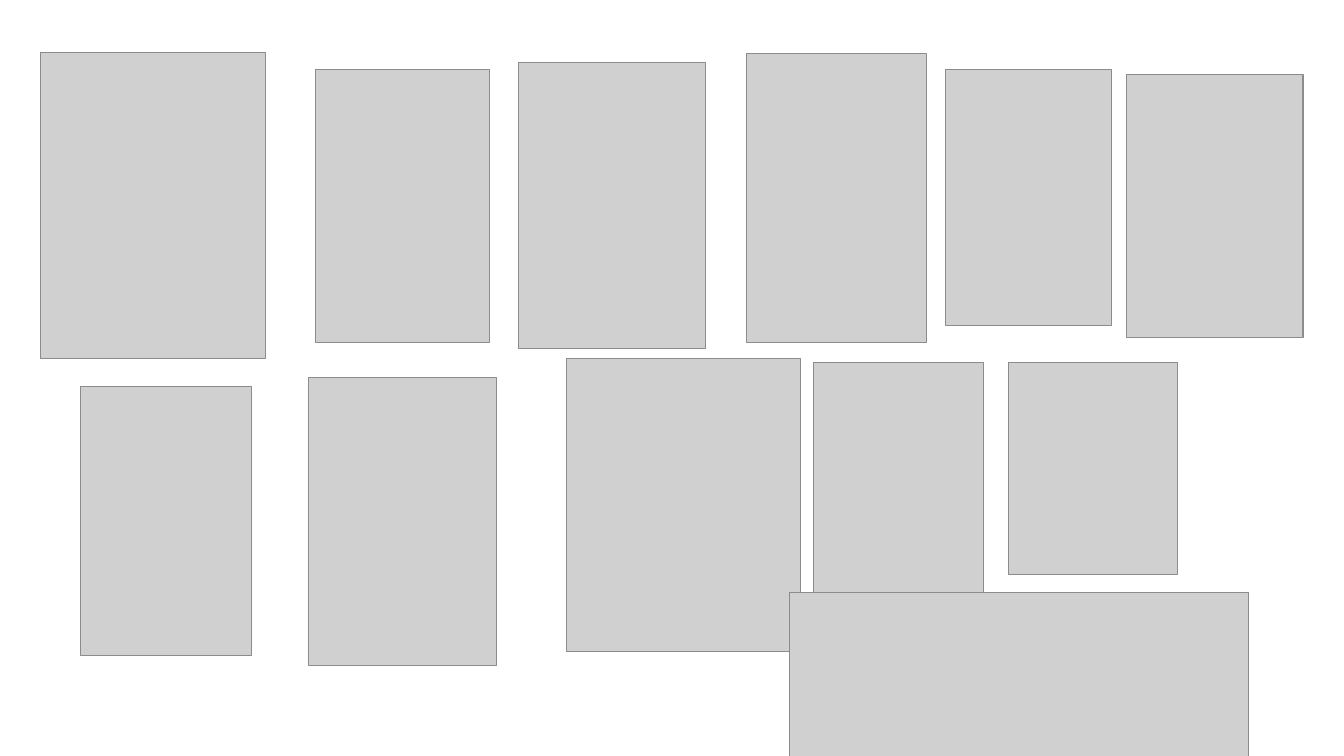
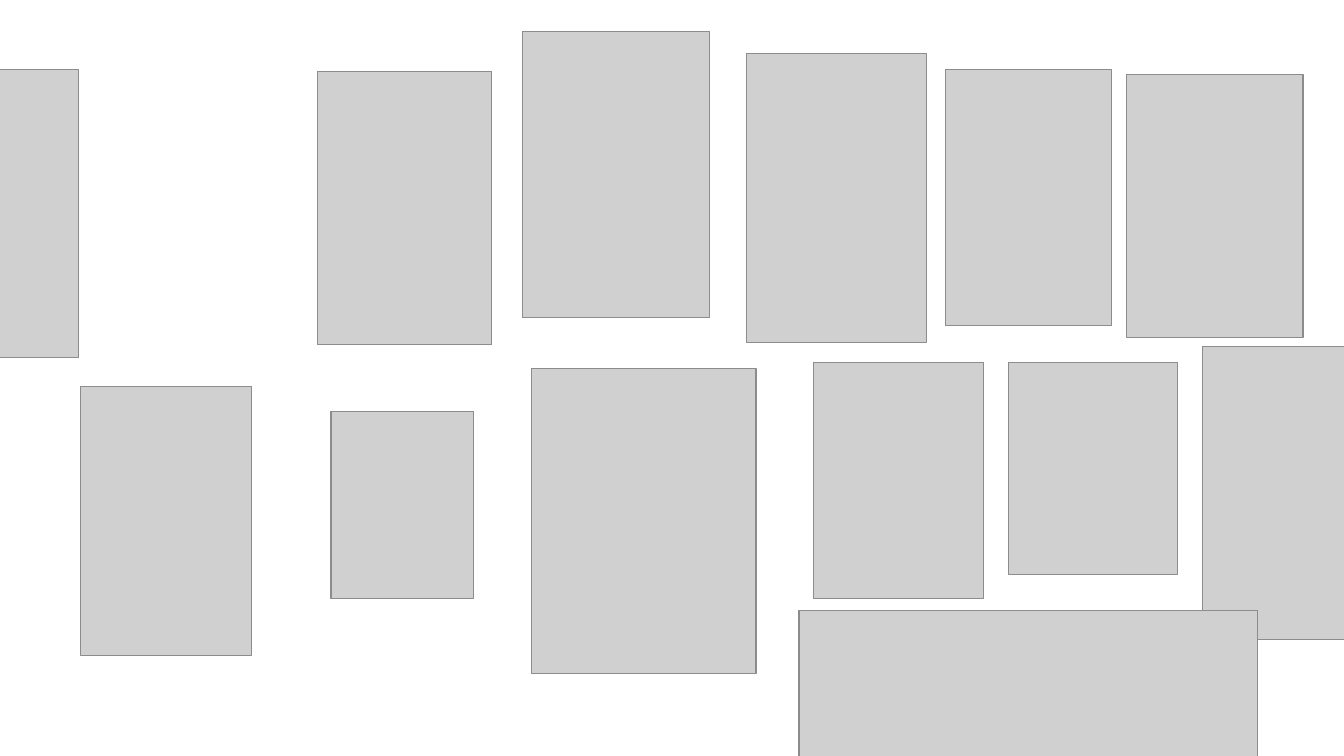
Before and after one commit to rafaelem2/AmongOoof, a slide deck: slide 3 of personagens sem fundo.pptx. Drawn at 1344x756 pixels with LibreOffice and Linux fonts; fonts in the diff are those of the drawing; grey boxes stand for pictures. Boxes give left, top, right and bottom in pixels: in the first picture for what was removed or moved away, otherwise in the second. Text is boxed around its words. In the diff, an @@ line names an element or a change of style, - is before the commit and + after.

```diff
--- a/personagens sem fundo.pptx
+++ b/personagens sem fundo.pptx
@@ picture: place and size @@
-picture at bbox=[518, 63, 706, 348]
+picture at bbox=[523, 31, 711, 317]
@@ picture: place and size @@
-picture at bbox=[309, 377, 497, 665]
+picture at bbox=[0, 70, 79, 358]
@@ picture: place and size @@
-picture at bbox=[567, 359, 801, 652]
+picture at bbox=[1203, 347, 1344, 640]
@@ picture: place and size @@
-picture at bbox=[41, 53, 266, 359]
+picture at bbox=[531, 368, 756, 674]
@@ picture added at bbox=[331, 411, 474, 599] @@
@@ picture: place and size @@
-picture at bbox=[789, 593, 1248, 756]
+picture at bbox=[800, 611, 1258, 756]
```
Also in this commit, not shown: 2 other slides changed, 8 slides added, 1 slide removed, 3 other files.
